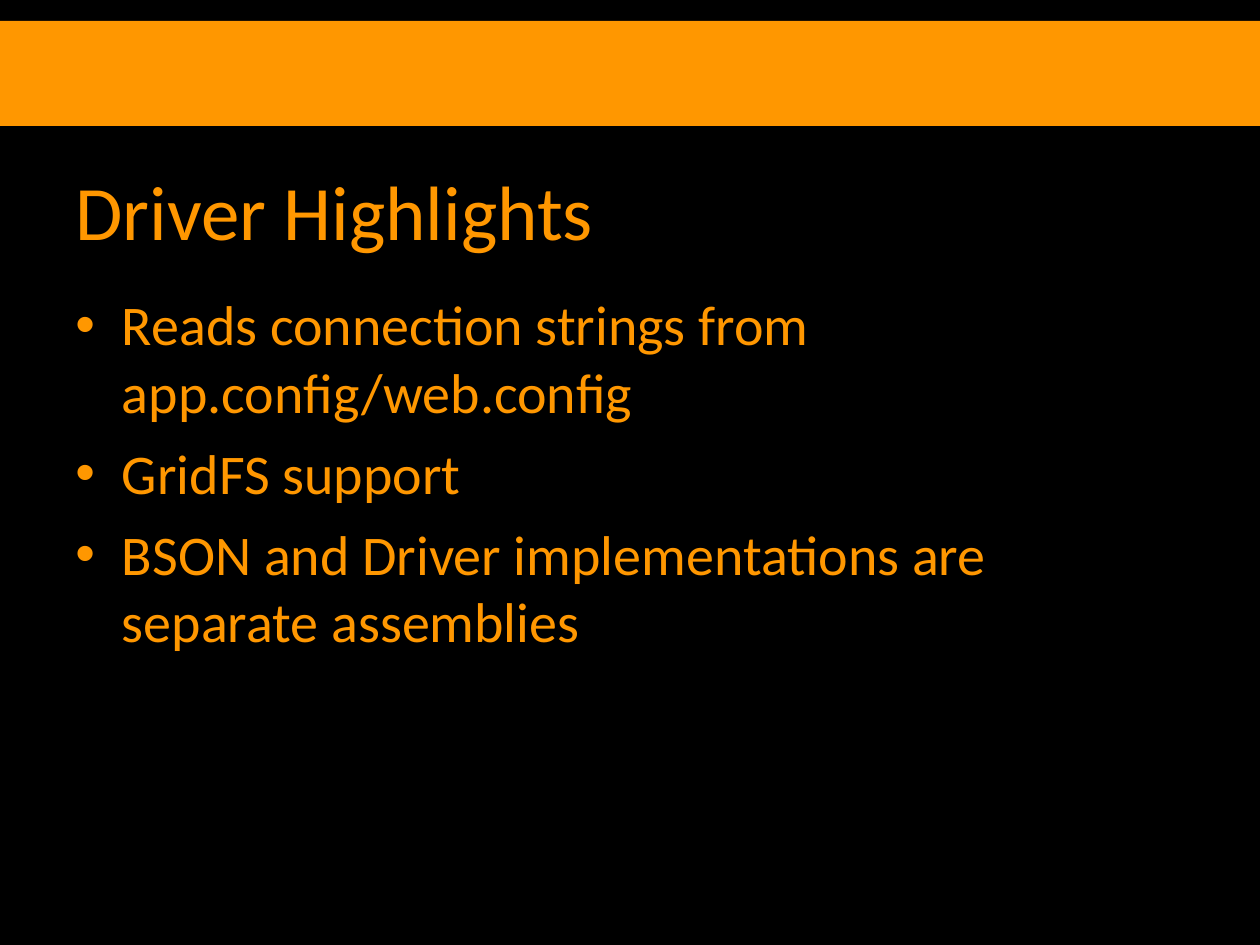
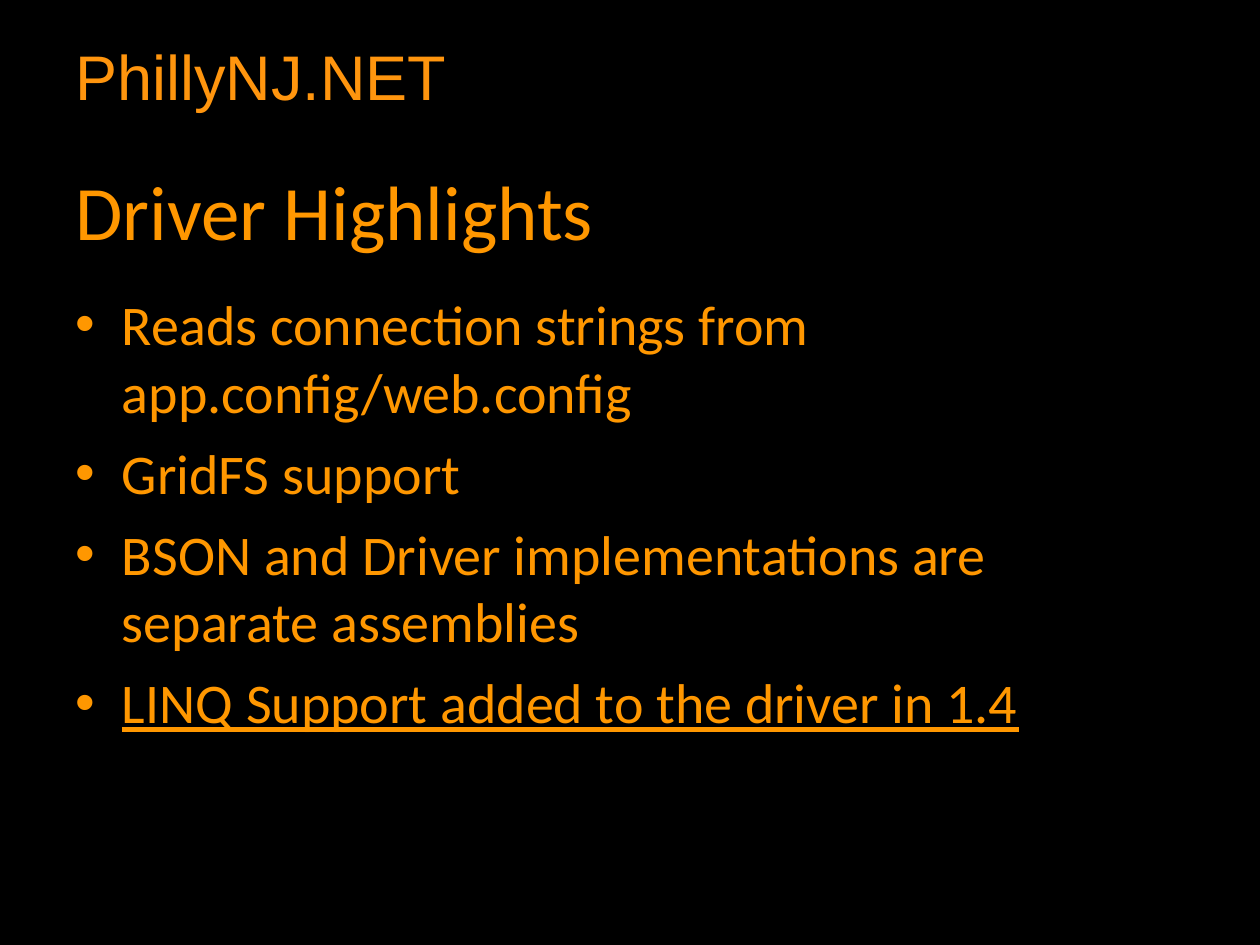
Before and after one commit to zippy1981/CodeCampNYC_Mongo, a slide deck: slide 11 of Slides.odp. Drawn at 1260x945 pixels with LibreOffice and Linux fonts; fonts in the diff are those of the drawing; background and template pictures are left out. Boxes give left, top, right and bottom in pixels: in the first picture for what was removed or moved away, otherwise in the second. Text is boxed around its words. In the diff, an @@ line names an element or a change of style, - is before the commit and + after.

Commit message:
Use the modern version of the driver. Use nuget.

```diff
--- a/Slides.odp
+++ b/Slides.odp
@@ rectangle removed at bbox=[0, 21, 1260, 126] @@
@@ text added at bbox=[75, 54, 446, 112], 36 pt, text #FF950E @@
+PhillyNJ.NET
@@ text at bbox=[122, 684, 1017, 732]: paragraph added @@
+• LINQ Support added to the driver in 1.4
```
Also in this commit, not shown: 10 other slides changed, 6 slides added, 3 slides removed, 34 other files.
